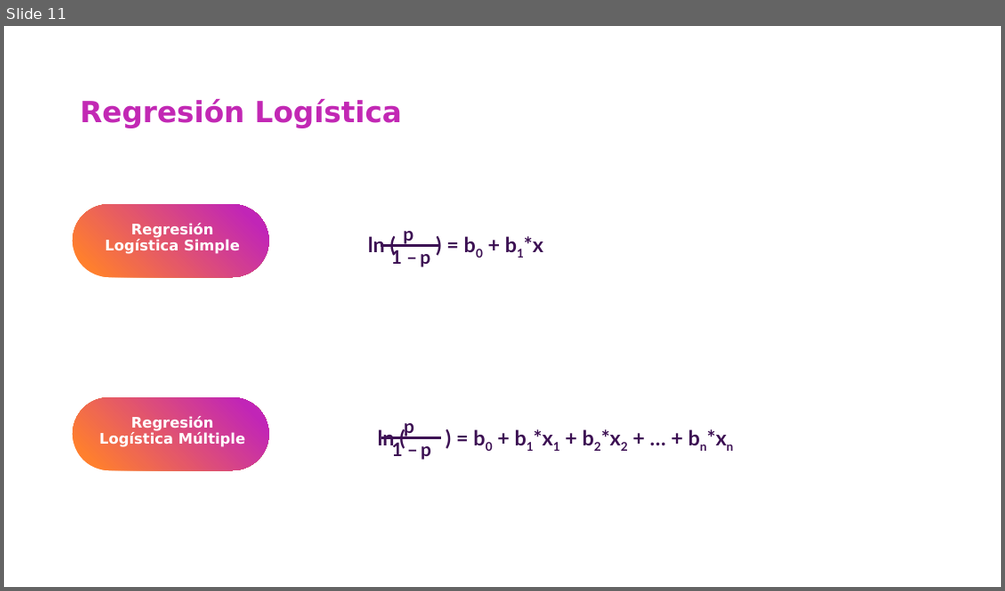
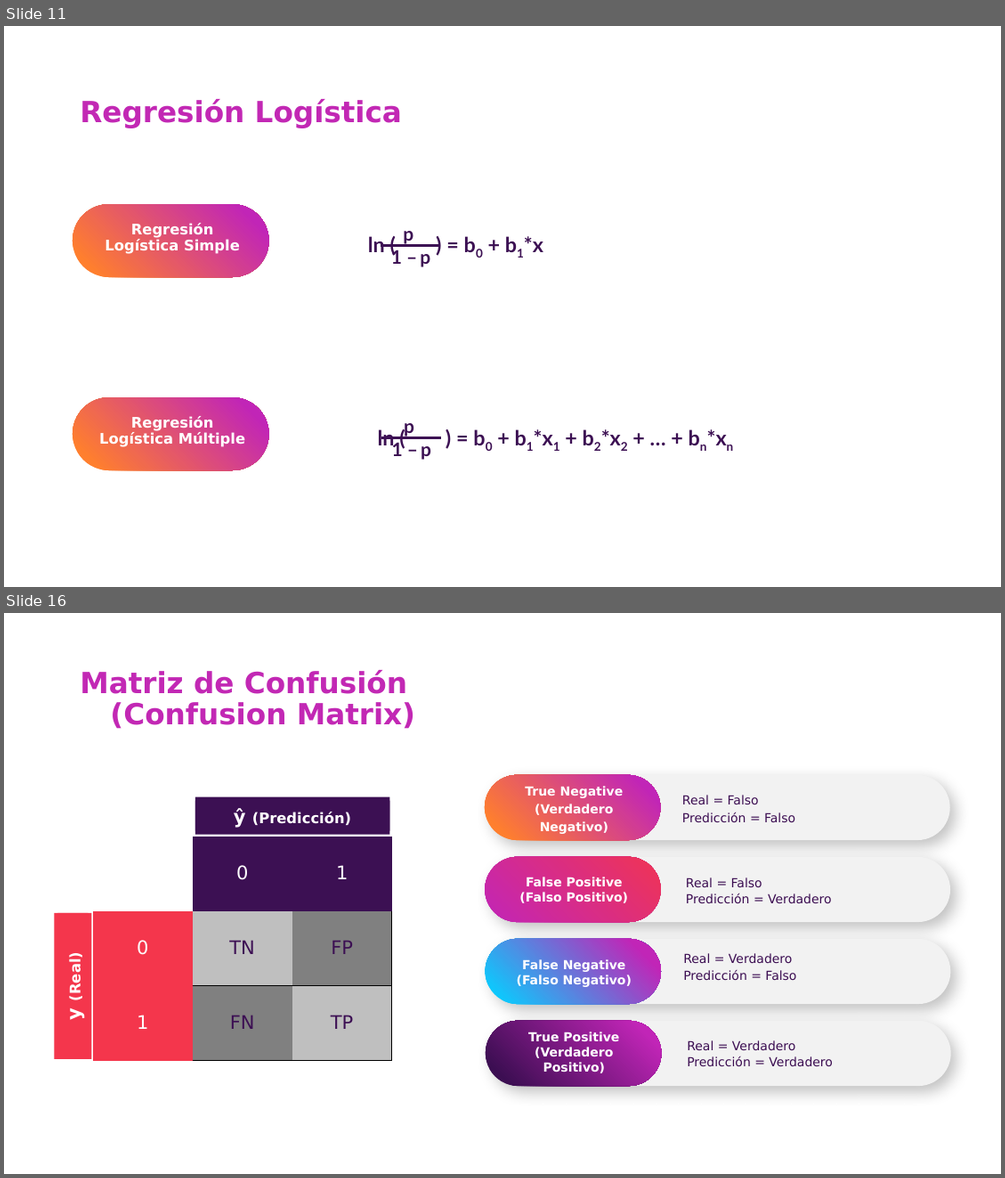
Before and after one commit to csameshiman/Axity_Curso_ML_2023, a slide deck: Diapositivas/Parte 03.Clasificación/Sección 03.1.Logistic Regression/Logistic_Regression.pptx. Shown one above the other, each under a label of ours: slide 11 before the commit, slides 11 and 16 after it; the slides between them are not shown. The pictures are 1005x591 and 1005x1178 pixels, drawn with LibreOffice and Linux fonts; fonts in the diff are those of the drawing; background and template pictures are left out. Boxes give left, top, right and bottom in pixels: in the first picture for what was removed or moved away, otherwise in the second. Text is boxed around its words. In the diff, an @@ line names an element or a change of style, - is before the commit and + after.

```diff
--- a/Diapositivas/Parte 03.Clasificación/Sección 03.1.Logistic Regression/Logistic_Regression.pptx
+++ b/Diapositivas/Parte 03.Clasificación/Sección 03.1.Logistic Regression/Logistic_Regression.pptx
@@ slide 16 added at (x1=4, y1=613, x2=1001, y2=1174), background picture (left out) @@
@@ title added at (x1=80, y1=670, x2=415, y2=729), 28 pt, text #C228B4, bold @@
+Matriz de Confusión
+(Confusion Matrix)
@@ rectangle added at (x1=195, y1=797, x2=390, y2=835), fill #3C1053 @@
@@ rounded rectangle added at (x1=485, y1=774, x2=661, y2=840), fill gradient #FF7F2E to #C125B7 @@
@@ rounded rectangle added at (x1=485, y1=774, x2=950, y2=840), fill #F2F2F2 @@
@@ text added at (x1=525, y1=786, x2=623, y2=835), 12 pt, text #FFFFFF, bold @@
+True Negative
+(Verdadero Negativo)
@@ text added at (x1=682, y1=795, x2=795, y2=823), 12 pt, text #3C0E52 @@
+Real = Falso
+Predicción = Falso
@@ rectangle added at (x1=195, y1=801, x2=390, y2=831), fill #3C1053, 14 pt, text #FFFFFF, bold @@
+ŷ (Predicción)
@@ table added at (x1=93, y1=835, x2=391, y2=1060), 3 rows, 3 columns @@
+ | 0 | 1
+0 | TN | FP
+1 | FN | TP
@@ rounded rectangle added at (x1=485, y1=857, x2=661, y2=922), fill gradient #C125B7 to #F03455 @@
@@ rounded rectangle added at (x1=486, y1=857, x2=951, y2=922), fill #F2F2F2 @@
@@ text added at (x1=519, y1=876, x2=629, y2=903), 12 pt, text #FFFFFF, bold @@
+False Positive
+(Falso Positivo)
@@ text added at (x1=686, y1=877, x2=831, y2=904), 12 pt, text #3C0E52 @@
+Real = Falso
+Predicción = Verdadero
@@ rectangle added at (x1=55, y1=913, x2=92, y2=1059), fill #F4364C @@
@@ rectangle added at (x1=57, y1=913, x2=89, y2=1059), fill #F4364C, 14 pt, text #FFFFFF, bold @@
+y (Real)
@@ rounded rectangle added at (x1=485, y1=938, x2=662, y2=1004), fill gradient #0DC9FD to #C125B7 @@
@@ rounded rectangle added at (x1=486, y1=938, x2=951, y2=1004), fill #F2F2F2 @@
@@ text added at (x1=517, y1=959, x2=631, y2=988), 12 pt, text #FFFFFF, bold @@
+False Negative
+(Falso Negativo)
@@ text added at (x1=683, y1=953, x2=796, y2=981), 12 pt, text #3C0E52 @@
+Real = Verdadero
+Predicción = Falso
@@ rounded rectangle added at (x1=485, y1=1021, x2=662, y2=1086), fill gradient #3C0E52 to #C125B7 @@
@@ rounded rectangle added at (x1=486, y1=1021, x2=951, y2=1086), fill #F2F2F2 @@
@@ text added at (x1=528, y1=1031, x2=619, y2=1075), 12 pt, text #FFFFFF, bold @@
+True Positive
+(Verdadero Positivo)
@@ text added at (x1=687, y1=1040, x2=832, y2=1067), 12 pt, text #3C0E52 @@
+Real = Verdadero
+Predicción = Verdadero
```
Also in this commit, not shown: 11 other slides added.
